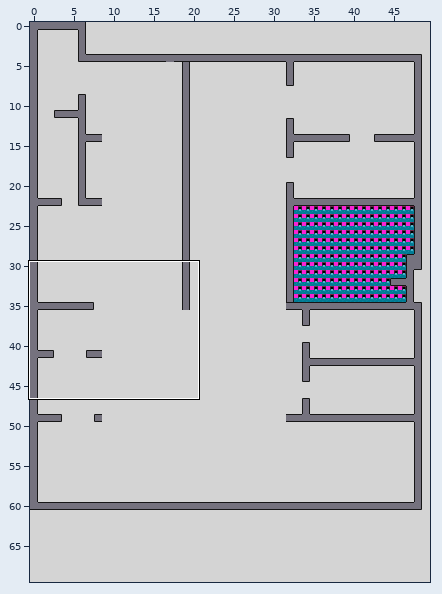
Level history. Tiled map: assets/data/mapTest.tmx. Above: a wide view before the commit, with the close-up outlined.
Close-up. Before the edit:
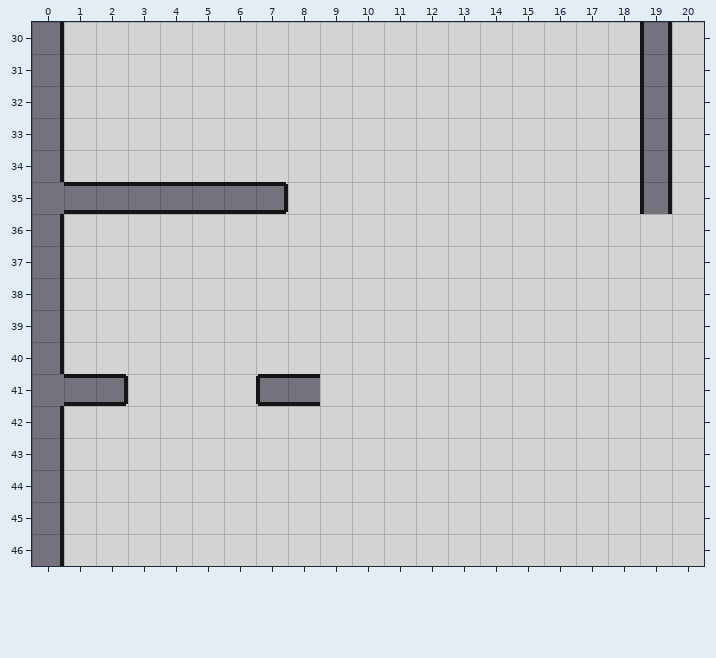
Cells are 32x32 px. Shown: x 0..20, y 30..46. The commit also changed other parts of the map, which this record leaves out.
The same view after the edit:
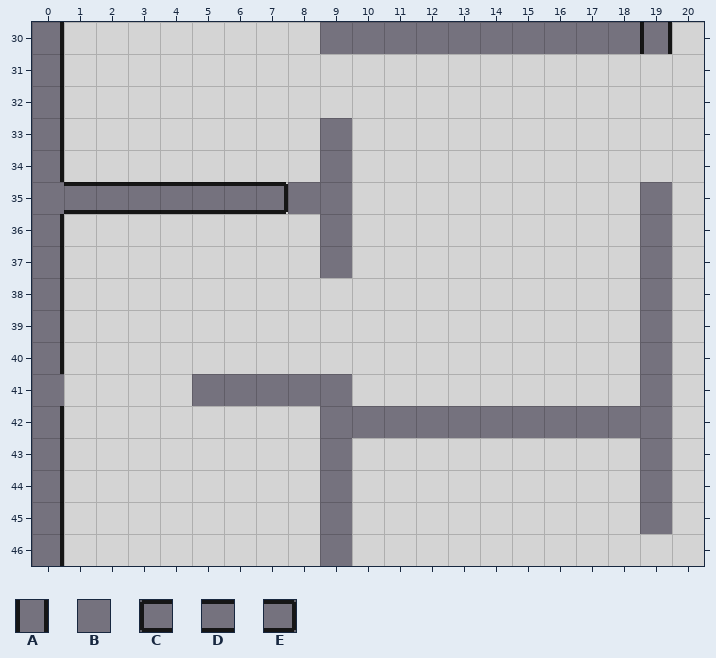
Key: from "goodTiles": A 11, B 13, C 30, D 31, E 32.
_ is an empty cell, . an unchanged one.
The exact change:
--- layer "Foreground"
@@ x 1..19 @@
-30 ........__________.
-31 ..................A
-32 ..................A
-33 ........_.........A
-34 ........_.........A
-35 .......__.........A
-36 ........_........._
-37 ........_........._
-38 .................._
-39 .................._
-40 .................._
-41 DE..__CD_........._
-42 ........___________
-43 ........_........._
-44 ........_........._
-45 ........_........._
-46 ........_..........
+30 ........BBBBBBBBBB.
+31 .................._
+32 .................._
+33 ........B........._
+34 ........B........._
+35 .......BB.........B
+36 ........B.........B
+37 ........B.........B
+38 ..................B
+39 ..................B
+40 ..................B
+41 __..BBBBB.........B
+42 ........BBBBBBBBBBB
+43 ........B.........B
+44 ........B.........B
+45 ........B.........B
+46 ........B..........
Pixel boxes of the changes (left, top, right, bottom) in both close-ups:
changed: (192, 22, 672, 566)
removed: (64, 374, 128, 406)
